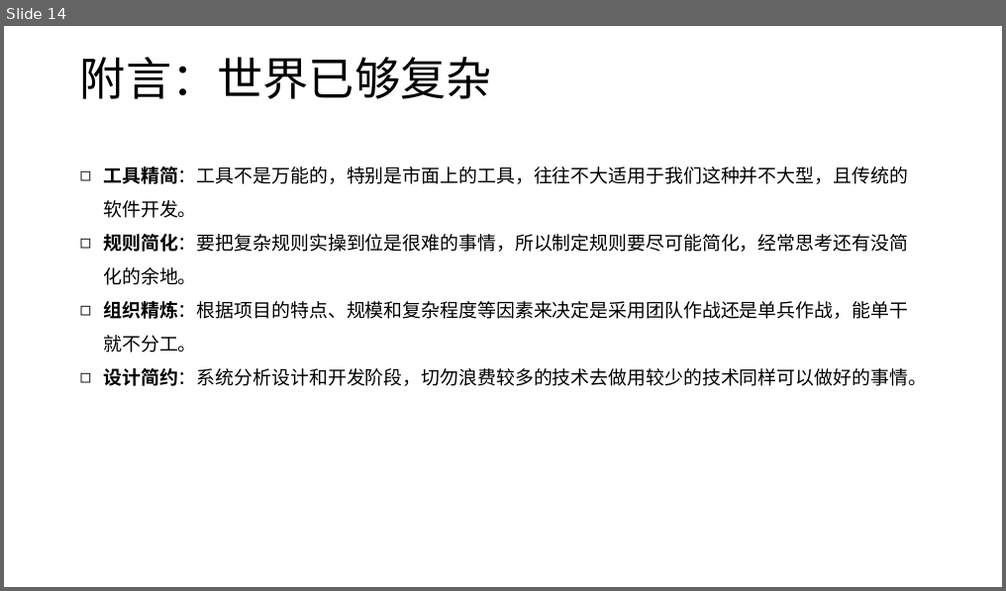
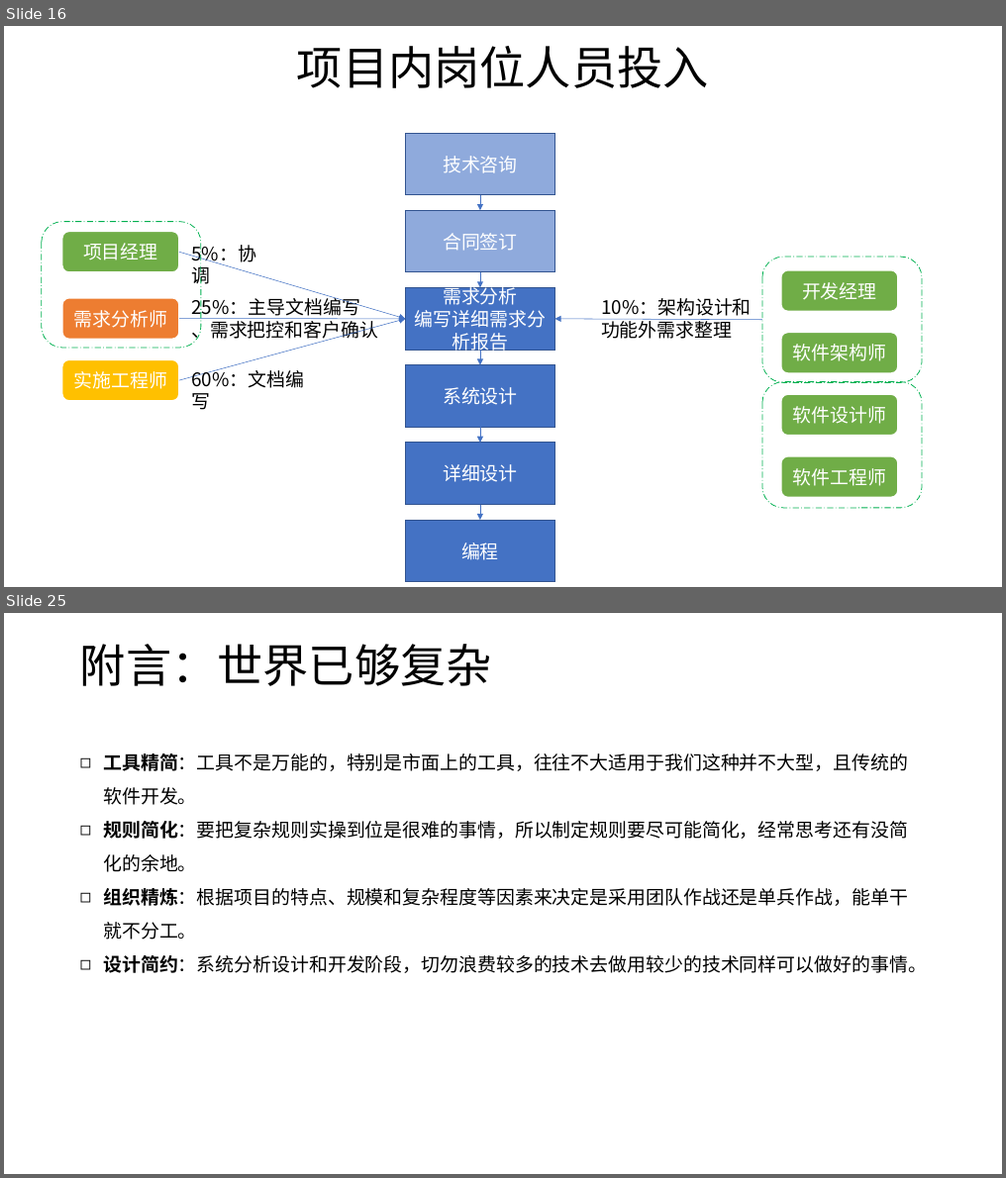
Before and after one commit to phenixiii/software-engineering-technology, a slide deck: ISO/作业指导书/00软件实现和服务提供作业指导书.pptx. Shown one above the other, each under a label of ours: slide 14 before the commit, slides 16 and 25 after it; the slides between them are not shown. The pictures are 1006x591 and 1006x1178 pixels, drawn with LibreOffice and Linux fonts; fonts in the diff are those of the drawing. Boxes give left, top, right and bottom in pixels: in the first picture for what was removed or moved away, otherwise in the second. Text is boxed around its words. In the diff, an @@ line names an element or a change of style, - is before the commit and + after.

```diff
--- a/ISO/作业指导书/00软件实现和服务提供作业指导书.pptx
+++ b/ISO/作业指导书/00软件实现和服务提供作业指导书.pptx
@@ slide 16 added at [4, 26, 1002, 587], background #FFFFFF @@
@@ title added at [297, 46, 709, 88], 44 pt, text #000000 @@
+项目内岗位人员投入
@@ rectangle added at [405, 133, 555, 195], fill #8FAADC, outline #325491 1 pt, 18 pt, text #FFFFFF @@
+技术咨询
@@ arrow added from (480, 195) to (480, 210), #4472C4 0.5 pt @@
@@ rounded rectangle added at [42, 221, 201, 347], outline #00B050 0.75 pt dashed @@
@@ rounded rectangle added at [62, 231, 179, 273], fill #70AD47, outline #FFFFFF 1.5 pt, 18 pt, text #FFFFFF @@
+项目经理
@@ rectangle added at [405, 210, 555, 273], fill #8FAADC, outline #325491 1 pt, 18 pt, text #FFFFFF @@
+合同签订
@@ arrow added from (179, 252) to (405, 319), #4472C4 0.5 pt @@
@@ text added at [191, 243, 256, 287], 18 pt, text #000000 @@
+5%：协调
@@ rounded rectangle added at [762, 257, 922, 382], outline #00B050 0.75 pt dashed @@
@@ rectangle added at [405, 288, 555, 350], fill #4472C4, outline #325491 1 pt, 18 pt, text #FFFFFF @@
+需求分析
+编写详细需求分析报告
@@ arrow added from (480, 273) to (480, 288), #4472C4 0.5 pt @@
@@ rounded rectangle added at [781, 271, 898, 311], fill #70AD47, outline #FFFFFF 1.5 pt, 18 pt, text #FFFFFF @@
+开发经理
@@ rounded rectangle added at [62, 297, 179, 339], fill #ED7D31, outline #FFFFFF 1.5 pt, 18 pt, text #FFFFFF @@
+需求分析师
@@ arrow added from (179, 319) to (405, 319), #4472C4 0.5 pt @@
@@ arrow added from (179, 380) to (405, 319), #4472C4 0.5 pt @@
@@ text added at [191, 294, 378, 342], 18 pt, text #000000 @@
+25%：主导文档编写
+、需求把控和客户确认
@@ arrow added from (762, 320) to (555, 319), #4472C4 0.5 pt @@
@@ text added at [601, 298, 751, 339], 18 pt, text #000000 @@
+10%：架构设计和功能外需求整理
@@ arrow added from (480, 350) to (480, 366), #4472C4 0.5 pt @@
@@ rounded rectangle added at [781, 332, 898, 373], fill #70AD47, outline #FFFFFF 1.5 pt, 18 pt, text #FFFFFF @@
+软件架构师
@@ rounded rectangle added at [62, 360, 179, 401], fill #FFC000, outline #FFFFFF 1.5 pt, 18 pt, text #FFFFFF @@
+实施工程师
@@ text added at [191, 367, 304, 410], 18 pt, text #000000 @@
+60%：文档编写
@@ rectangle added at [405, 366, 555, 427], fill #4472C4, outline #325491 1 pt, 18 pt, text #FFFFFF @@
+系统设计
@@ rounded rectangle added at [762, 382, 922, 508], outline #00B050 0.75 pt dashed @@
@@ rounded rectangle added at [781, 394, 898, 436], fill #70AD47, outline #FFFFFF 1.5 pt, 18 pt, text #FFFFFF @@
+软件设计师
@@ arrow added from (480, 427) to (480, 443), #4472C4 0.5 pt @@
@@ rectangle added at [405, 443, 555, 505], fill #4472C4, outline #325491 1 pt, 18 pt, text #FFFFFF @@
+详细设计
@@ rounded rectangle added at [781, 457, 898, 497], fill #70AD47, outline #FFFFFF 1.5 pt, 18 pt, text #FFFFFF @@
+软件工程师
@@ rectangle added at [405, 520, 555, 582], fill #4472C4, outline #325491 1 pt, 18 pt, text #FFFFFF @@
+编程
@@ arrow added from (480, 505) to (480, 520), #4472C4 0.5 pt @@
@@ what was slide 14 is now slide 25 @@
```
Also in this commit, not shown: 12 slides changed, 10 other slides added, 2 other files.
